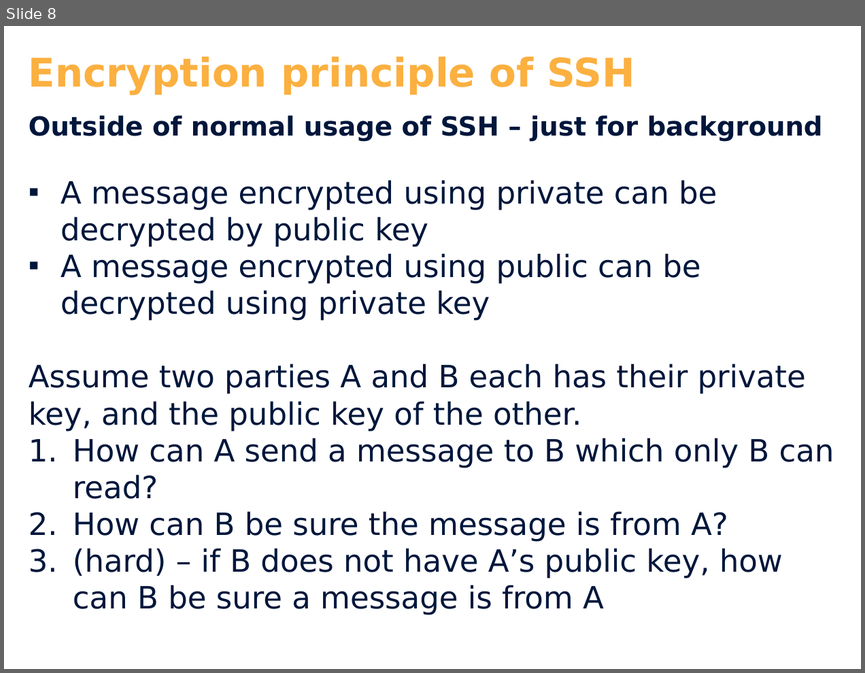
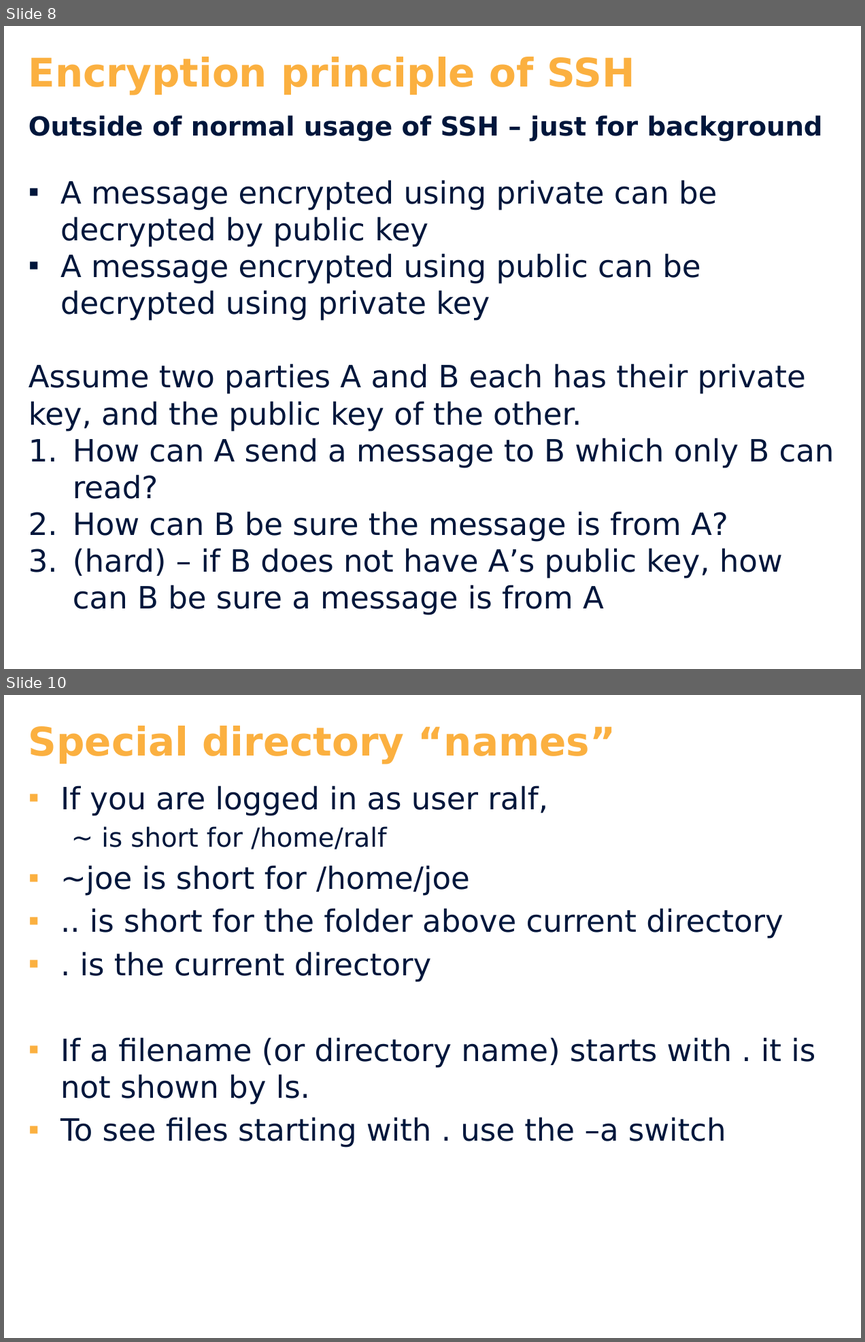
Before and after one commit to cphdat2sem2017-Cos/week01-OS-Linux, a slide deck: slides/Day_2.pptx. Shown one above the other, each under a label of ours: slide 8 before the commit, slides 8 and 10 after it; the slides between them are not shown. The pictures are 865x673 and 865x1342 pixels, drawn with LibreOffice and Linux fonts; fonts in the diff are those of the drawing; background and template pictures are left out. Boxes give left, top, right and bottom in pixels: in the first picture for what was removed or moved away, otherwise in the second. Text is boxed around its words. In the diff, an @@ line names an element or a change of style, - is before the commit and + after.

```diff
--- a/slides/Day_2.pptx
+++ b/slides/Day_2.pptx
@@ slide 10 added at box(4, 695, 861, 1338), background #FFFFFF @@
@@ text added at box(28, 726, 615, 764), 36 pt, text #FBB040, bold @@
+Special directory “names”
@@ text added at box(60, 785, 815, 1147), 28 pt, text #00163B @@
+▪ If you are logged in as user ralf,
+  ~ is short for /home/ralf
+▪ ~joe is short for /home/joe
+▪ .. is short for the folder above current directory
+▪ . is the current directory
+▪ If a filename (or directory name) starts with . it is not shown by ls.
+▪ To see files starting with . use the –a switch
```
Also in this commit, not shown: 1 slide changed, 2 other slides added, 7 other files.
